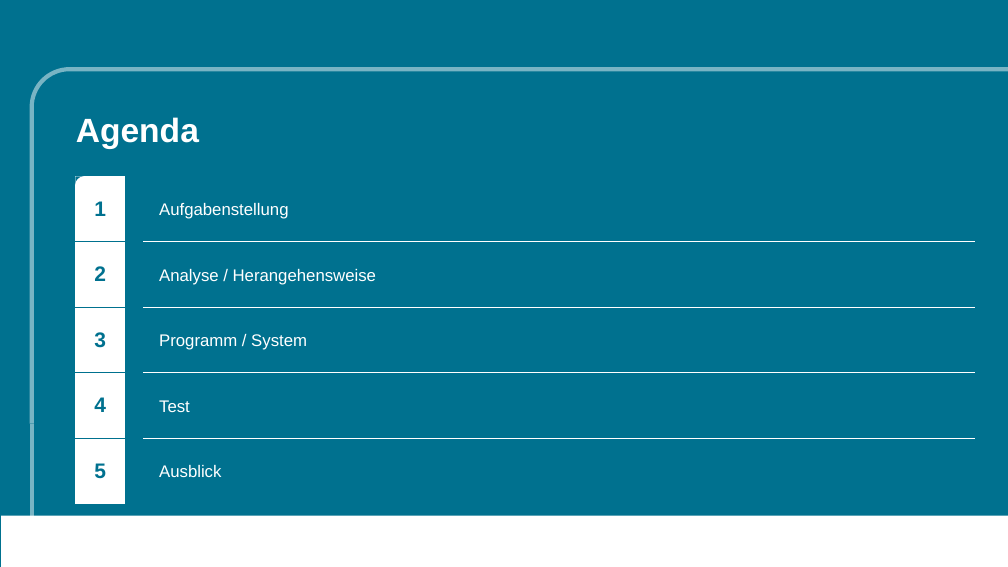
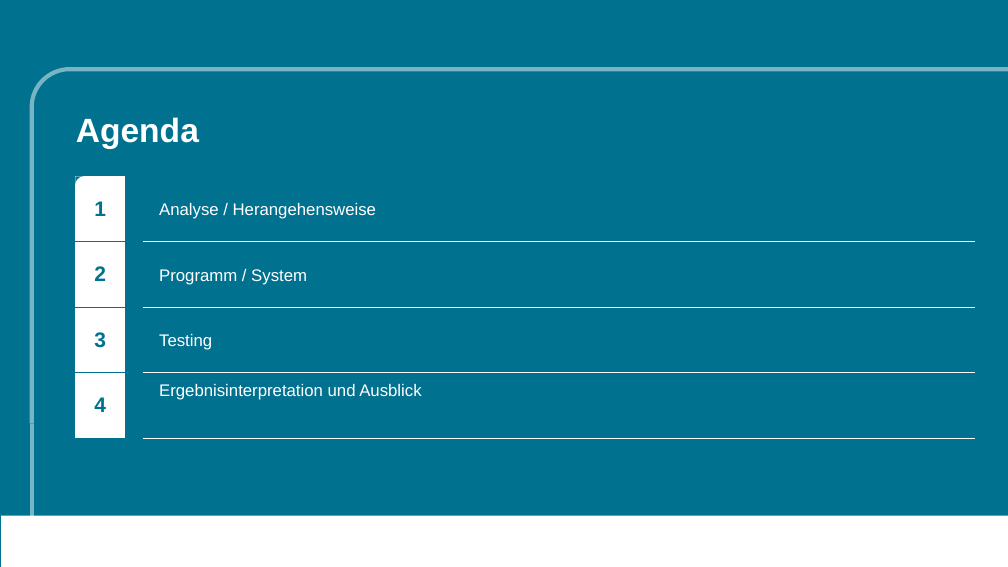
Before and after one commit to Facemirrored/go-pro-pruefung, a slide deck: slide 3 of data/documents/IHK_Präsentation.pptx. Drawn at 1008x567 pixels with LibreOffice and Linux fonts; fonts in the diff are those of the drawing; background and template pictures are left out. Boxes give left, top, right and bottom in pixels: in the first picture for what was removed or moved away, otherwise in the second. Text is boxed around its words. In the diff, an @@ line names an element or a change of style, - is before the commit and + after.

```diff
--- a/data/documents/IHK_Präsentation.pptx
+++ b/data/documents/IHK_Präsentation.pptx
@@ table at <box>76,176,975,438</box> @@
-row 1: 1 |  | Aufgabenstellung
-row 2: 2 |  | Analyse / Herangehensweise
-row 3: 3 |  | Programm / System
-row 4: 4 |  | Test
-row 5: 5 |  | Ausblick
+row 1: 1 |  | Analyse / Herangehensweise
+row 2: 2 |  | Programm / System
+row 3: 3 |  | Testing
+row 4: 4 |  | Ergebnisinterpretation und Ausblick
```
Also in this commit, not shown: 1 other slide changed, 17 slides added, 3 other files.
